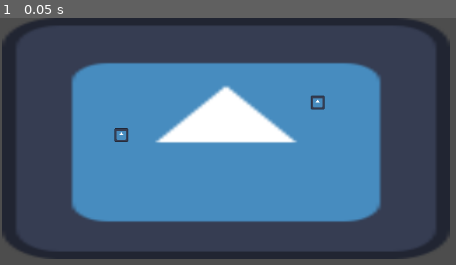
Above: before the commit, frame 1.
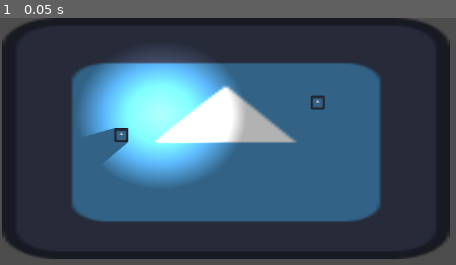
Above: after the commit, the same moment.

Repository: RaptorJesus82/GGJ
Game: Godot game, scene res://scene_andili.tscn
Two runs of this game, one before a commit and one after it. Both use one fixed random seed, a clock stepped at 60 frames per second and the inputs below. The engine's default icon, where the game draws it, is replaced by a stand-in: a white triangle on a blue panel in a dark square.
Inputs:
- Up to frame 1 (0.05 s): no input

The runs differ from the first frame. In frame 1, 75% of the frame differs, in the area x 3-96%, y 3-95%.

Commit message:
Functional Omnidirectional Lightt

Diff:
--- a/anxiété/meuble.tscn
+++ b/anxiété/meuble.tscn
@@ -3,6 +3,9 @@
 [ext_resource type="Texture2D" uid="uid://sejne8nok43s" path="res://icon.svg" id="1_dn1j0"]
 
 [sub_resource type="RectangleShape2D" id="RectangleShape2D_fdf71"]
+
+[sub_resource type="OccluderPolygon2D" id="OccluderPolygon2D_dn1j0"]
+polygon = PackedVector2Array(-10, -10, -10, 10, 10, 10, 10, -10)
 
 [node name="Meuble" type="Node2D" unique_id=136959735]
 
@@ -15,3 +18,6 @@
 position = Vector2(1.9073486e-06, -1.9073486e-06)
 scale = Vector2(0.15625, 0.15625)
 texture = ExtResource("1_dn1j0")
+
+[node name="LightOccluder2D" type="LightOccluder2D" parent="." unique_id=1047737857]
+occluder = SubResource("OccluderPolygon2D_dn1j0")
--- a/anxiété/scene_andili.tscn
+++ b/anxiété/scene_andili.tscn
@@ -2,6 +2,7 @@
 
 [ext_resource type="PackedScene" uid="uid://biygd4a741gru" path="res://meuble.tscn" id="1_gyss8"]
 [ext_resource type="Texture2D" uid="uid://sejne8nok43s" path="res://icon.svg" id="1_r5nrv"]
+[ext_resource type="Texture2D" uid="uid://dfvy3c6opyox4" path="res://TextureAssets/2d_lights_and_shadows_neutral_point_light.webp" id="3_123vp"]
 
 [node name="Scene Andili" type="Node2D" unique_id=678962933]
 
@@ -15,3 +16,16 @@
 
 [node name="Meuble2" parent="." unique_id=1748480427 instance=ExtResource("1_gyss8")]
 position = Vector2(458, 122)
+
+[node name="CanvasModulate" type="CanvasModulate" parent="." unique_id=1491030317]
+color = Color(0.69799274, 0.69799274, 0.69799274, 1)
+
+[node name="PointLight2D" type="PointLight2D" parent="." unique_id=143105888]
+position = Vector2(232.18752, 139.5625)
+scale = Vector2(0.14697258, 0.12939447)
+energy = 1.83
+shadow_enabled = true
+shadow_filter = 1
+texture = ExtResource("3_123vp")
+texture_scale = 6.6
+height = 96.0
Binary file added: anxiété/TextureAssets/2d_lights_and_shadows_neutral_point_light.webp
Not shown, added: anxiété/TextureAssets/2d_lights_and_shadows_neutral_point_light.webp.import
